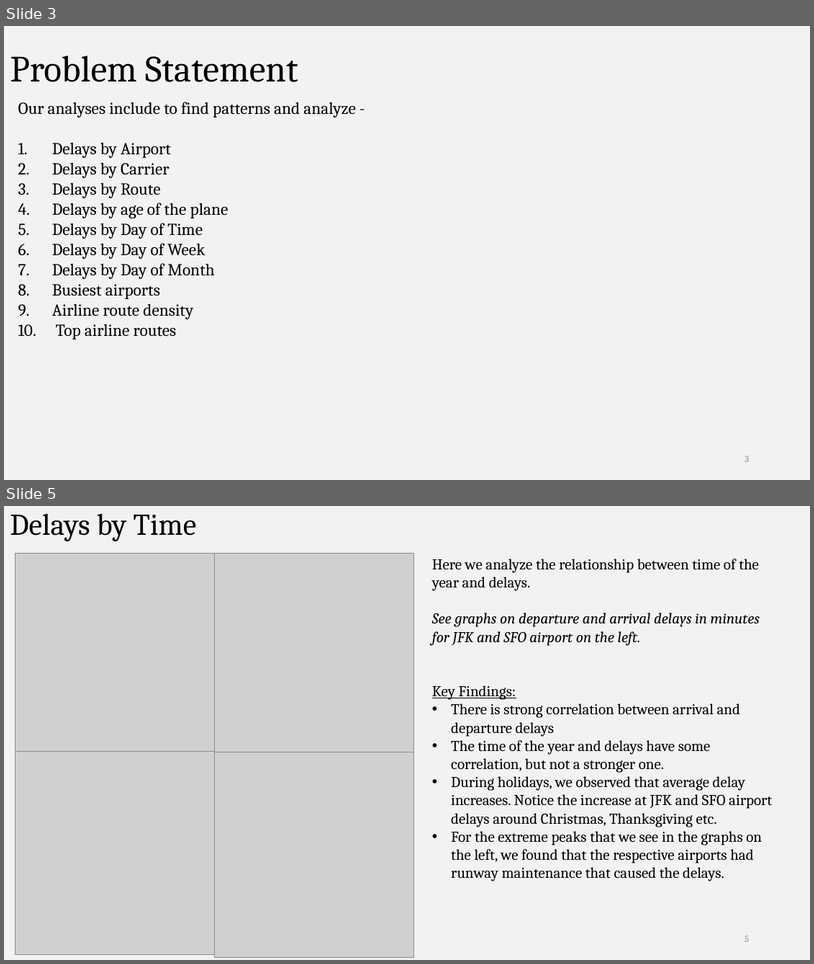
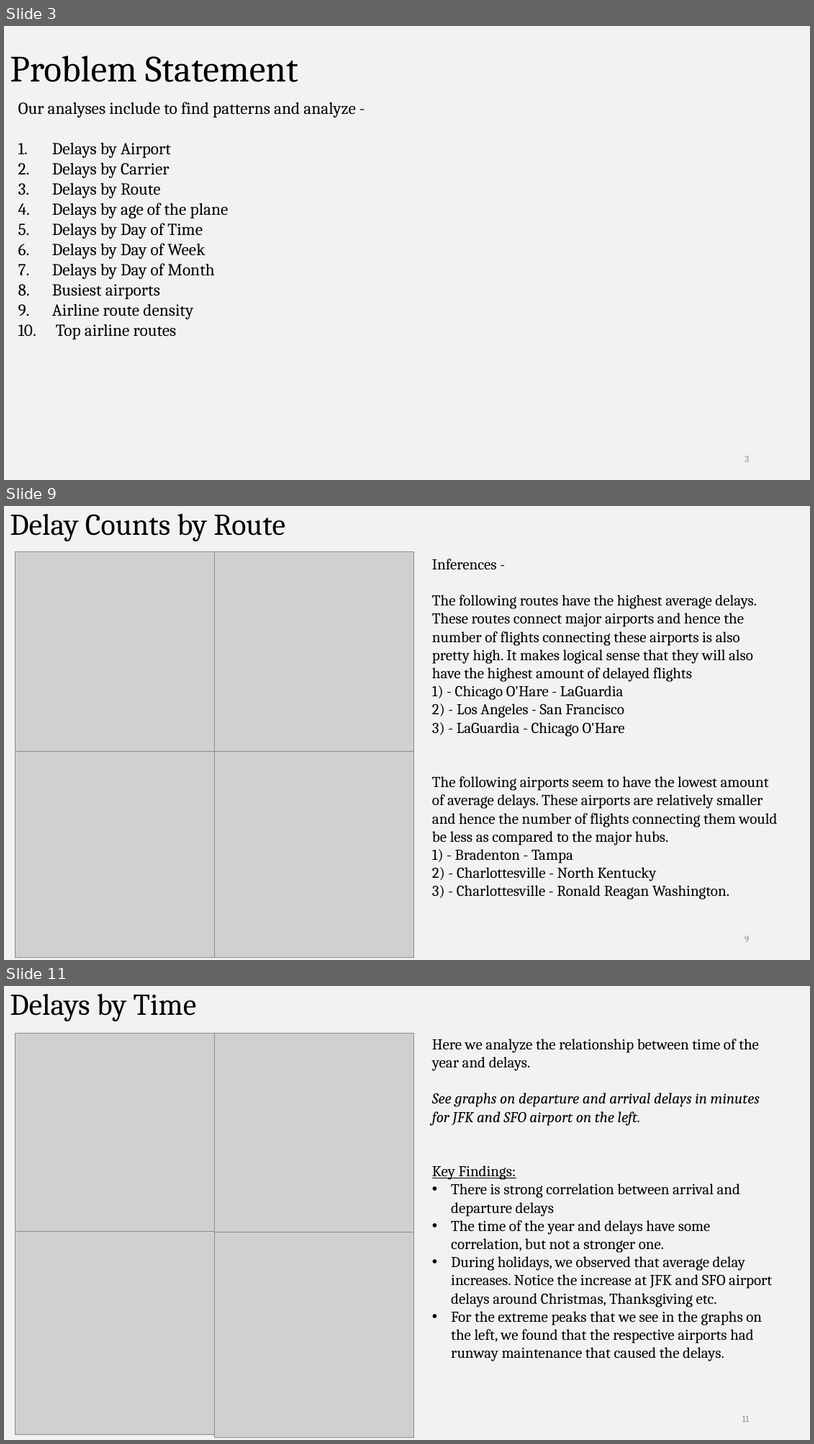
Before and after one commit to divyakkm/open-data-2014-airline, a slide deck: Analyzing Airline On-Time Data.pptx. Shown one above the other, each under a label of ours: slides 3 and 5 before the commit, slides 3, 9 and 11 after it; the slides between them are not shown. The pictures are 814x964 and 814x1444 pixels, drawn with LibreOffice and Linux fonts; fonts in the diff are those of the drawing; grey boxes stand for pictures. Boxes give left, top, right and bottom in pixels: in the first picture for what was removed or moved away, otherwise in the second. Text is boxed around its words. In the diff, an @@ line names an element or a change of style, - is before the commit and + after.

Commit message:
Updated slide with graphs and inferences.

```diff
--- a/Analyzing Airline On-Time Data.pptx
+++ b/Analyzing Airline On-Time Data.pptx
@@ slide 9 added at (4, 506, 810, 960), background #F2F2F2 @@
@@ title added at (10, 514, 286, 541), 36 pt, text #000000 @@
+Delay Counts by Route
@@ picture added at (15, 551, 214, 752) @@
@@ picture added at (214, 551, 414, 752) @@
@@ text added at (432, 559, 777, 899), 18 pt, text #000000 @@
+Inferences -
+The following routes have the highest average delays. These routes connect major airports and hence the number of flights connecting these airports is also pretty high. It makes logical sense that they will also have the highest amount of delayed flights
+1) - Chicago O'Hare - LaGuardia
+2) - Los Angeles - San Francisco
+3) - LaGuardia - Chicago O'Hare
+The following airports seem to have the lowest amount of average delays. These airports are relatively smaller and hence the number of flights connecting them would be less as compared to the major hubs.
+1) - Bradenton - Tampa
+2) - Charlottesville - North Kentucky
+3) - Charlottesville - Ronald Reagan Washington.
@@ picture added at (15, 752, 214, 957) @@
@@ picture added at (214, 752, 414, 957) @@
@@ page number added at (745, 935, 749, 942), 11 pt, text #8C8C8C @@
+9
@@ what was slide 5 is now slide 11 @@
@@ page number at (743, 1415, 749, 1422): text changed @@
-5
+11
```
Also in this commit, not shown: 11 other slides added, 2 slides removed.
